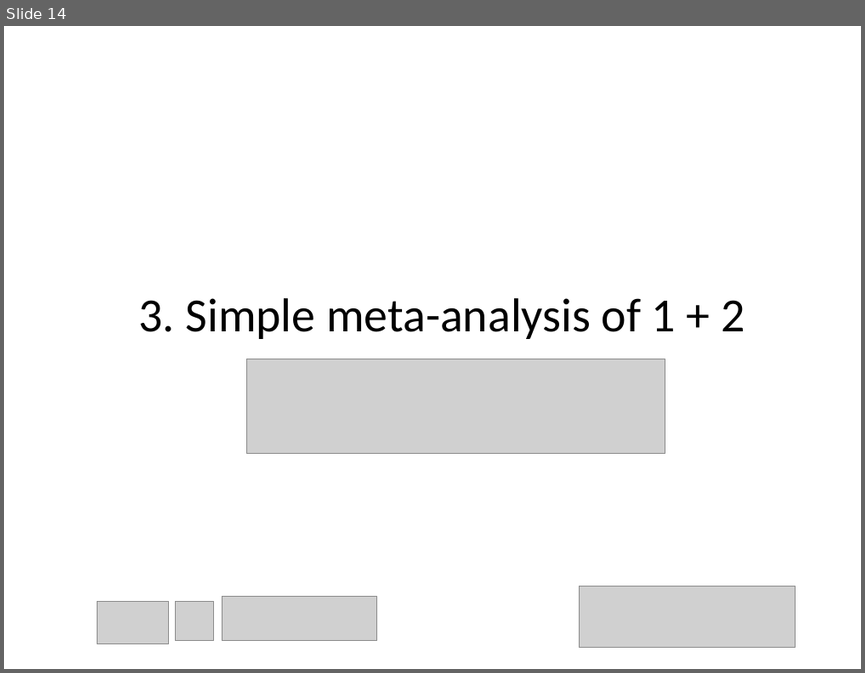
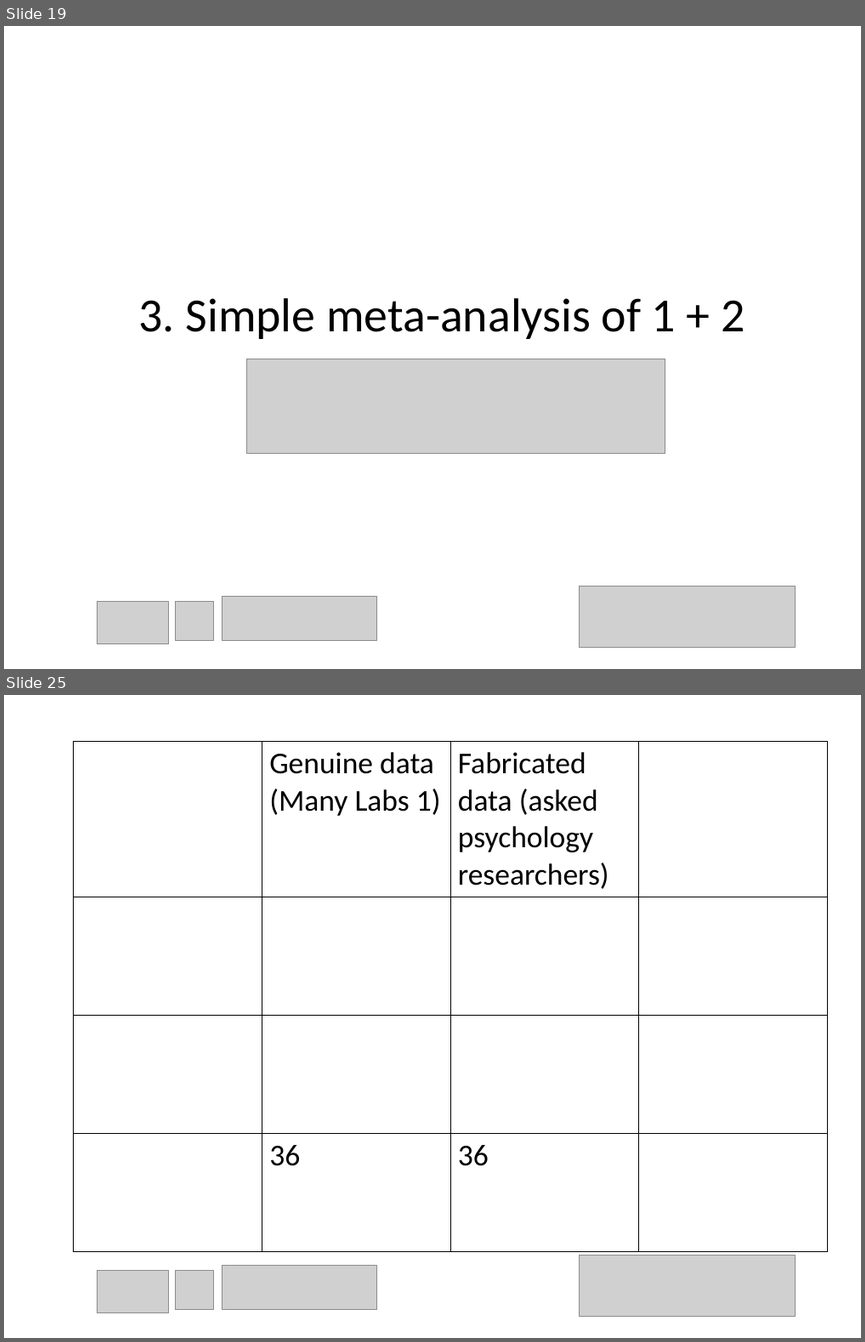
Before and after one commit to chartgerink/talks, a slide deck: 2015_2016/20160529 aps/how_to_detect_data_fab.odp. Shown one above the other, each under a label of ours: slide 14 before the commit, slides 19 and 25 after it; the slides between them are not shown. The pictures are 865x673 and 865x1342 pixels, drawn with LibreOffice and Linux fonts; fonts in the diff are those of the drawing; grey boxes stand for pictures. Boxes give left, top, right and bottom in pixels: in the first picture for what was removed or moved away, otherwise in the second. Text is boxed around its words. In the diff, an @@ line names an element or a change of style, - is before the commit and + after.

```diff
--- a/2015_2016/20160529 aps/how_to_detect_data_fab.odp
+++ b/2015_2016/20160529 aps/how_to_detect_data_fab.odp
@@ slide 25 added at (4, 695, 861, 1338), background #FFFFFF @@
@@ table added at (73, 741, 827, 1251), 4 rows, 4 columns @@
+ | Genuine data (Many Labs 1) | Fabricated data (asked psychology researchers) | 
+ |  |  | 
+ |  |  | 
+ | 36 | 36 | 
@@ picture added at (579, 1255, 794, 1316) @@
@@ picture added at (98, 1270, 169, 1313) @@
@@ picture added at (175, 1270, 214, 1310) @@
@@ picture added at (222, 1265, 377, 1310) @@
@@ what was slide 14 is now slide 19 @@
```
Also in this commit, not shown: 2 slides changed, 27 other slides added, 5 other files.
